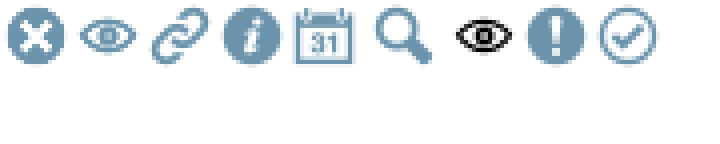
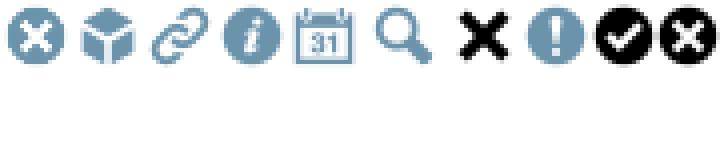
Layer changes from the first w=720, h=144 image to the second:
renamed "expanded" to "3dbox", moved it above "close", painted on it over [76, 4, 140, 68]
renamed "collapsed" to "close", moved it above "cross #1", painted on it over [452, 8, 516, 64]
added layer "cross #1" above "check #1" over [656, 4, 720, 68]
renamed "check" to "check #1", painted on it over [592, 4, 660, 68]
removed layer "eye" over [76, 16, 140, 56]
